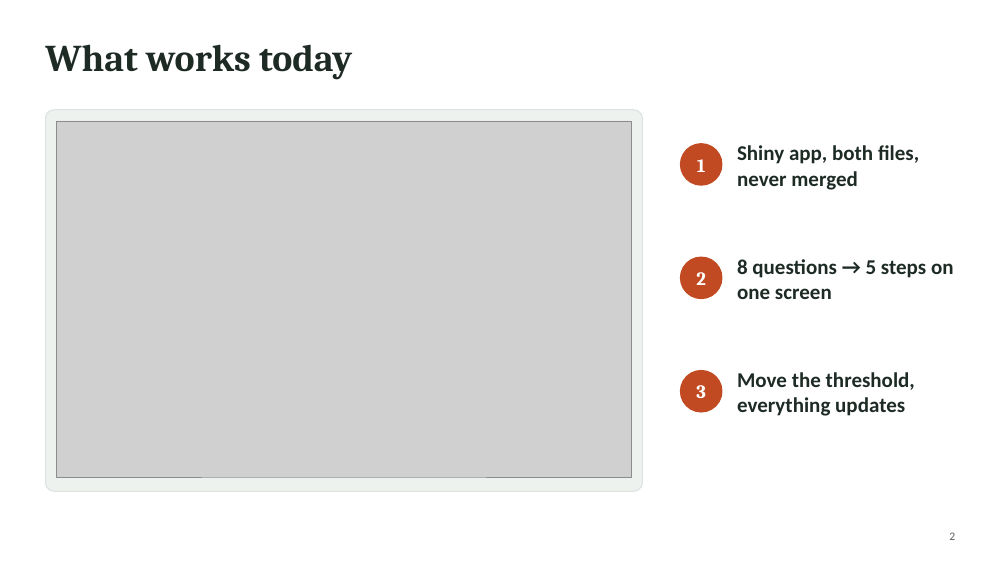
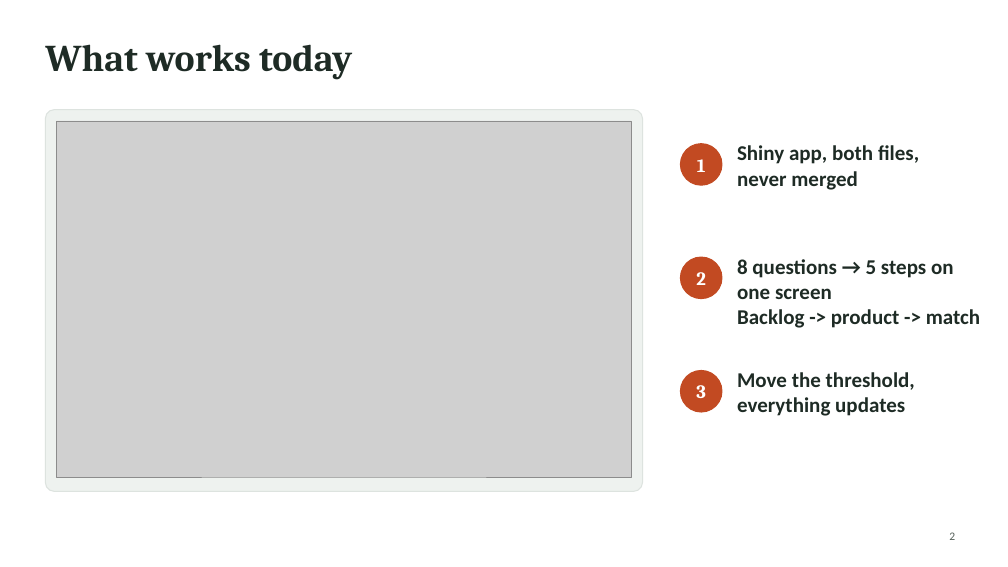
Before and after one commit to KaranSembhiUCLL/Data-Visualization, a slide deck: slide 2 of Slides/FoodCheck_TeamF8_presentation.pptx. Drawn at 1008x567 pixels with LibreOffice and Linux fonts; fonts in the diff are those of the drawing; grey boxes stand for pictures. Boxes give left, top, right and bottom in pixels: in the first picture for what was removed or moved away, otherwise in the second. Text is boxed around its words. In the diff, an @@ line names an element or a change of style, - is before the commit and + after.

Commit message:
update slides

```diff
--- a/Slides/FoodCheck_TeamF8_presentation.pptx
+++ b/Slides/FoodCheck_TeamF8_presentation.pptx
@@ text at (x1=737, y1=309, x2=980, y2=328): paragraph added @@
+Backlog -> product -> match
```
Also in this commit, not shown: 1 other file.
